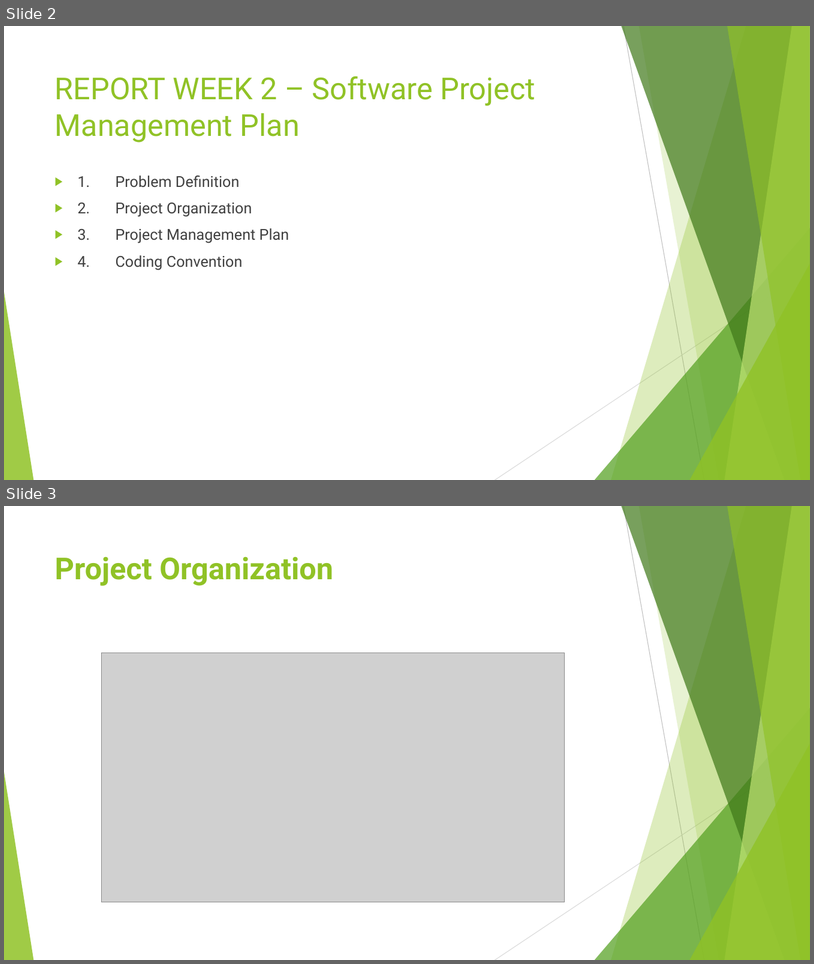
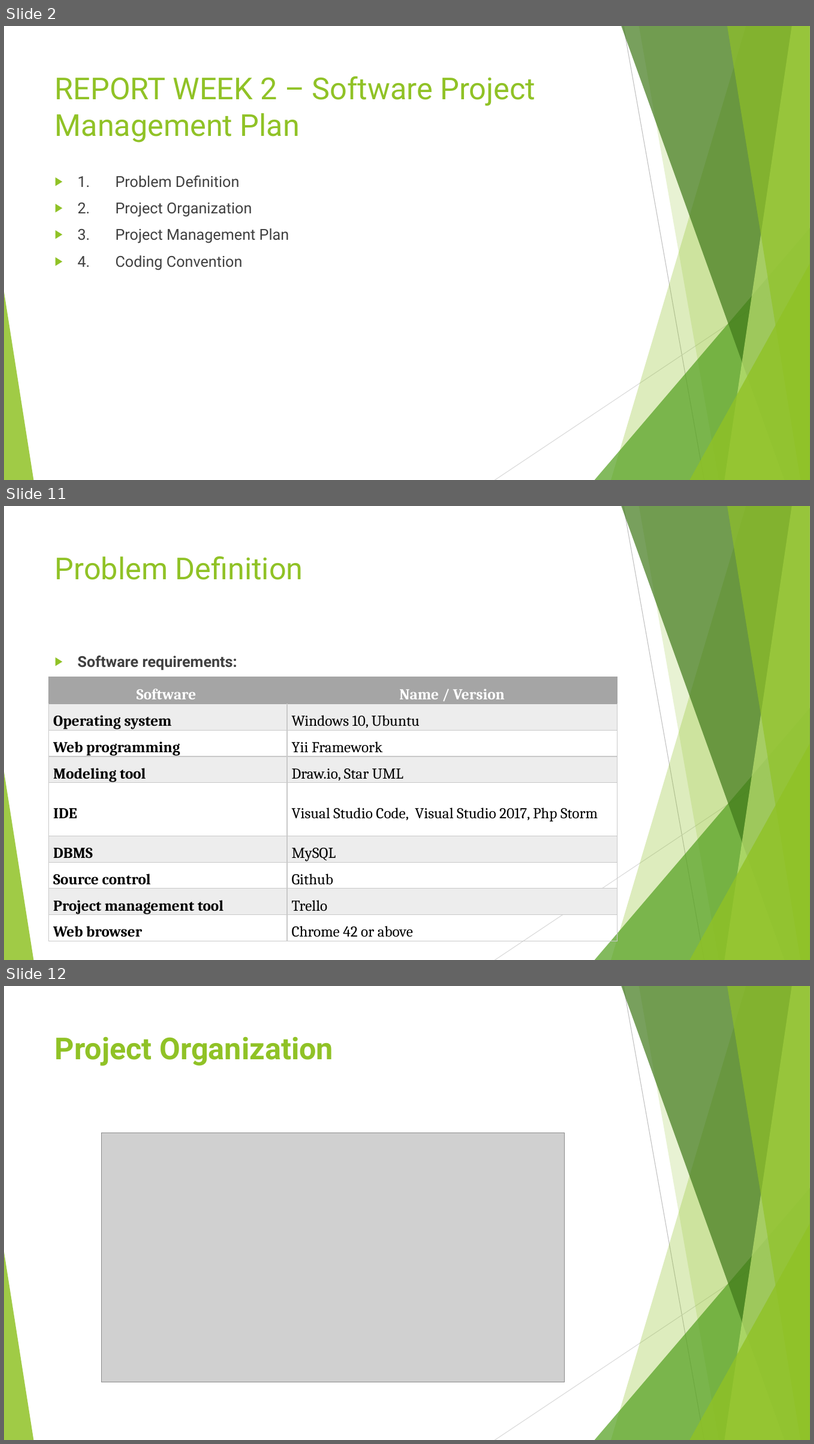
Before and after one commit to kingeni/CapstoneFU, a slide deck: document/Week_2/Report_Week_2.pptx. Shown one above the other, each under a label of ours: slides 2 and 3 before the commit, slides 2, 11 and 12 after it; the slides between them are not shown. The pictures are 814x964 and 814x1444 pixels, drawn with LibreOffice and Linux fonts; fonts in the diff are those of the drawing; grey boxes stand for pictures. Boxes give left, top, right and bottom in pixels: in the first picture for what was removed or moved away, otherwise in the second. Text is boxed around its words. In the diff, an @@ line names an element or a change of style, - is before the commit and + after.

```diff
--- a/document/Week_2/Report_Week_2.pptx
+++ b/document/Week_2/Report_Week_2.pptx
@@ slide 11 added at (4, 506, 810, 960), background #FFFFFF; not listed: 10 template elements that a slide beside it also shows @@
@@ title added at (55, 556, 303, 580), 36 pt, text #90C226 @@
+Problem Definition
@@ text added at (78, 655, 237, 670), 18 pt, text #404040, bold @@
+▶ Software requirements:
@@ table added at (49, 676, 617, 939), 9 rows, 2 columns @@
+Software | Name / Version
+Operating system | Windows 10, Ubuntu
+Web programming | Yii Framework
+Modeling tool | Draw.io, Star UML
+IDE | Visual Studio Code, Visual Studio 2017, Php Storm
+DBMS | MySQL
+Source control | Github
+Project management tool | Trello
+Web browser | Chrome 42 or above
@@ what was slide 3 is now slide 12 @@
```
Also in this commit, not shown: 1 slide changed, 9 other slides added, 1 slide removed, 17 other files.
